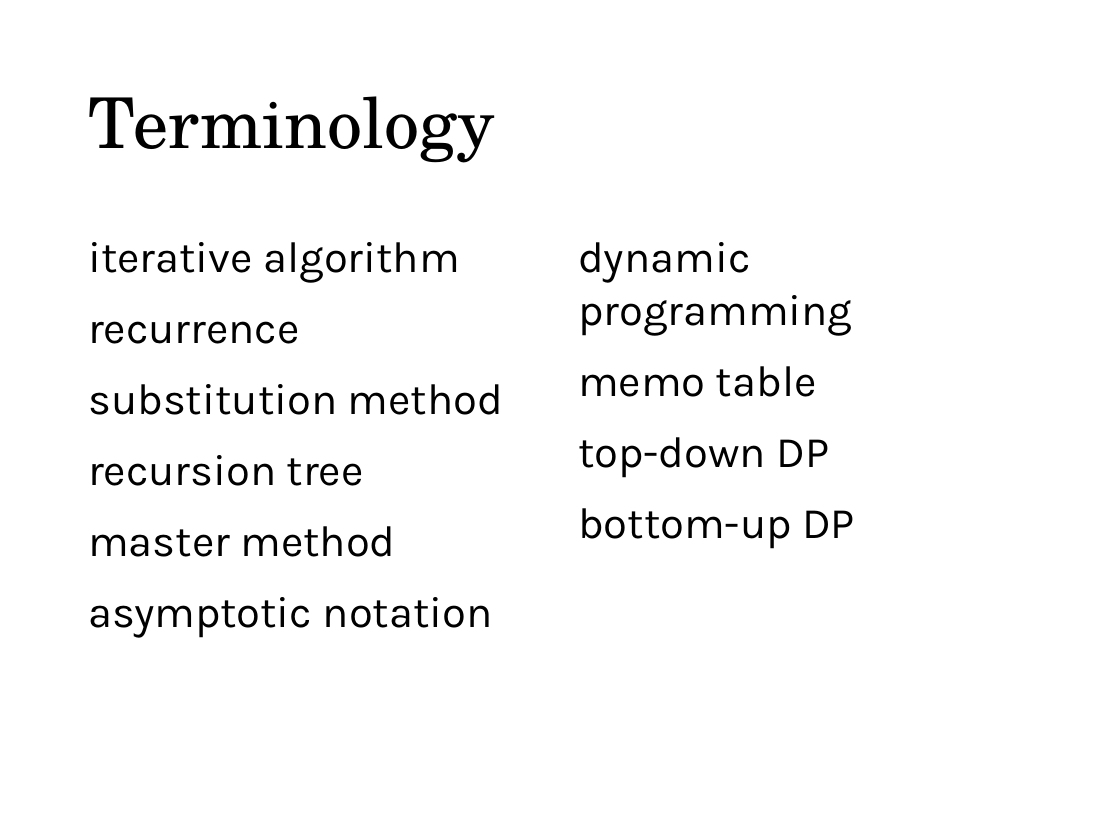
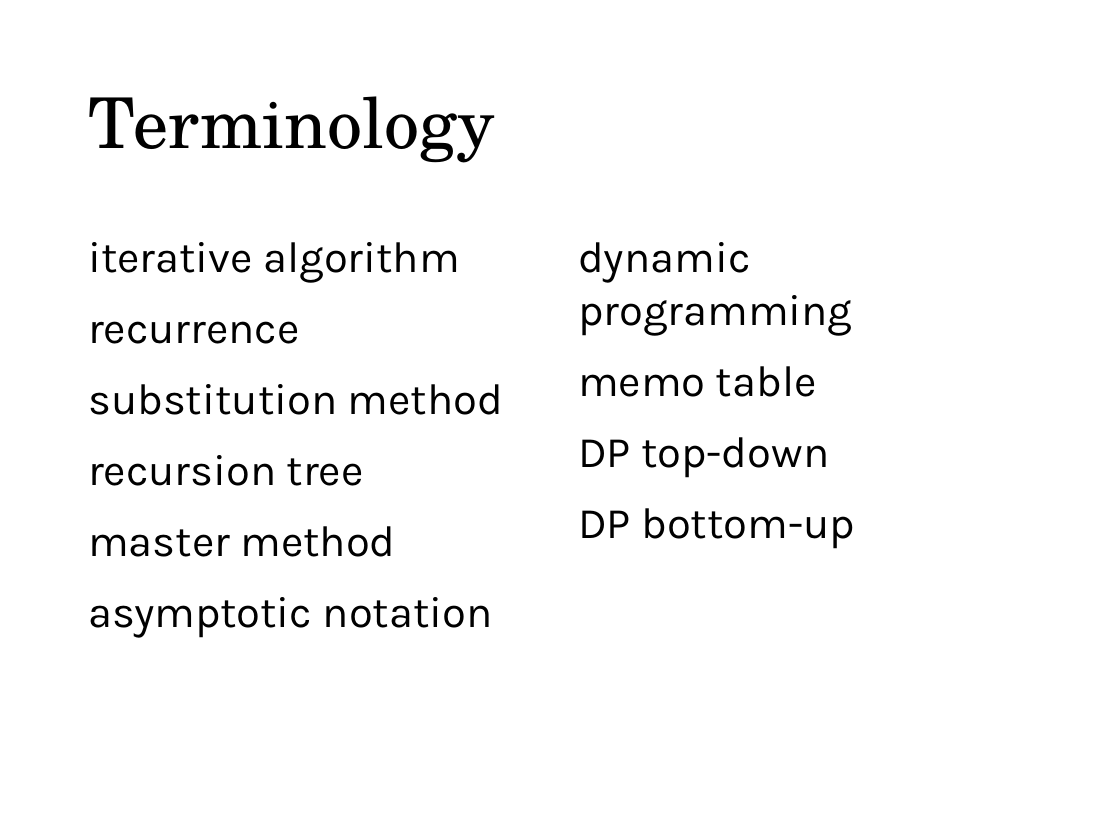
Before and after one commit to munif/paa-2, a slide deck: slide 36 of 161702/presentation/01 - Syllabus, Review of PAA 1/01. Syllabus, Review of PAA 1.pptx (slide 33 before the commit). Drawn at 1120x840 pixels with LibreOffice and Linux fonts; fonts in the diff are those of the drawing. Boxes give left, top, right and bottom in pixels: in the first picture for what was removed or moved away, otherwise in the second. Text is boxed around its words. In the diff, an @@ line names an element or a change of style, - is before the commit and + after.

```diff
--- a/161702/presentation/01 - Syllabus, Review of PAA 1/01. Syllabus, Review of PAA 1.pptx
+++ b/161702/presentation/01 - Syllabus, Review of PAA 1/01. Syllabus, Review of PAA 1.pptx
@@ text at [578,437,855,549]: text changed @@
-top-down DP
-bottom-up DP
+DP top-down
+DP bottom-up
```
Also in this commit, not shown: 3 slides added, 1 slide removed, 4 other files.
